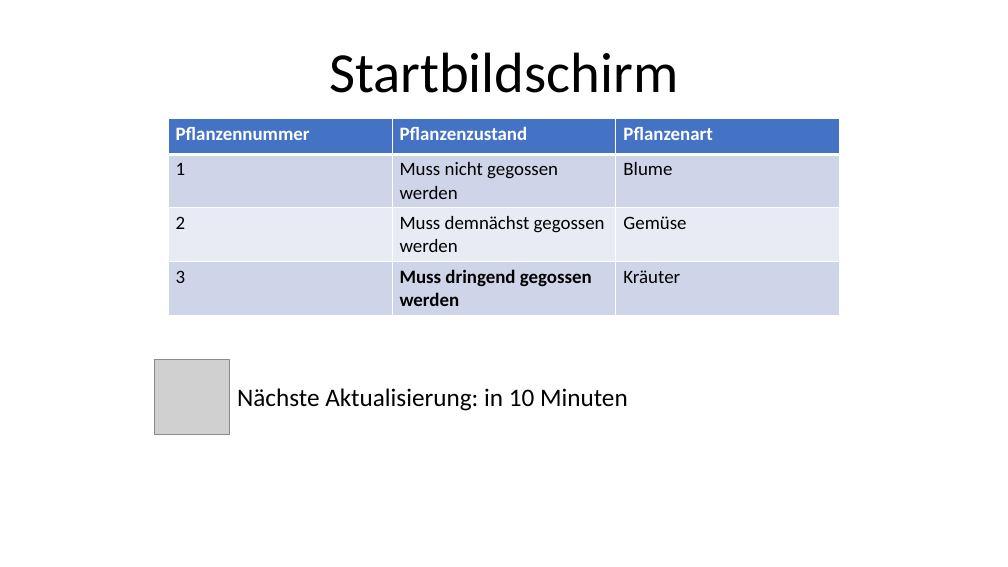
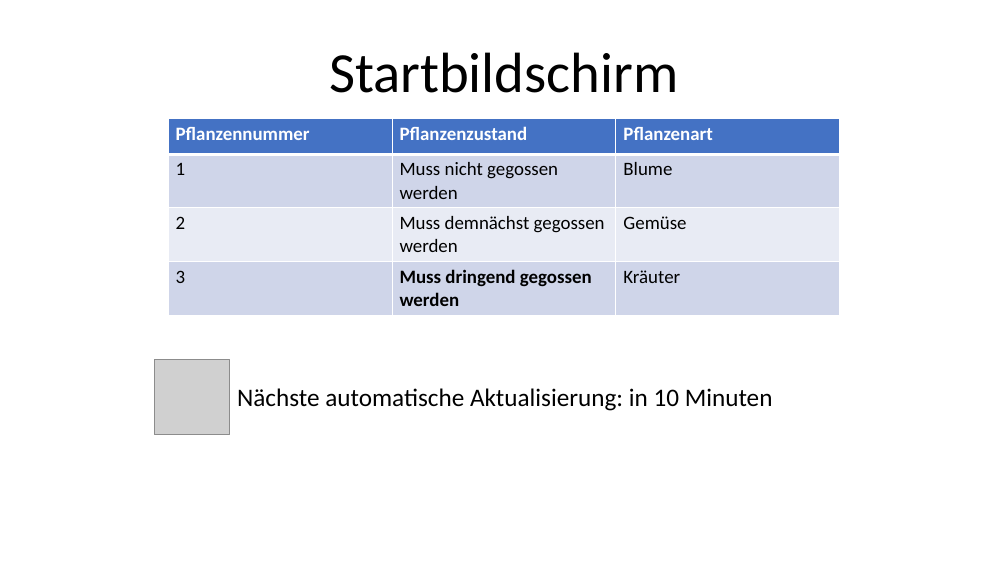
Before and after one commit to Kennjy/Abgaben-MCI, a slide deck: slide 1 of Blatt 6/High_Fidelity.pptx. Drawn at 1008x567 pixels with LibreOffice and Linux fonts; fonts in the diff are those of the drawing; grey boxes stand for pictures. Boxes give left, top, right and bottom in pixels: in the first picture for what was removed or moved away, otherwise in the second. Text is boxed around its words. In the diff, an @@ line names an element or a change of style, - is before the commit and + after.

```diff
--- a/Blatt 6/High_Fidelity.pptx
+++ b/Blatt 6/High_Fidelity.pptx
@@ text at [237, 388, 773, 411]: text changed @@
-Nächste Aktualisierung: in 10 Minuten
+Nächste automatische Aktualisierung: in 10 Minuten
```
Also in this commit, not shown: 6 slides added.
